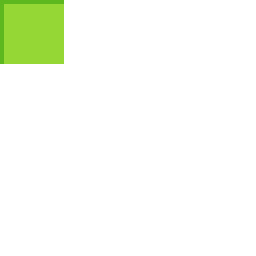
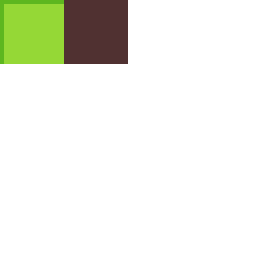
Comparing the layer stacks of the two 256×256 images. Changes:
painted on "world_tiles.png" over [64, 0, 128, 64]
